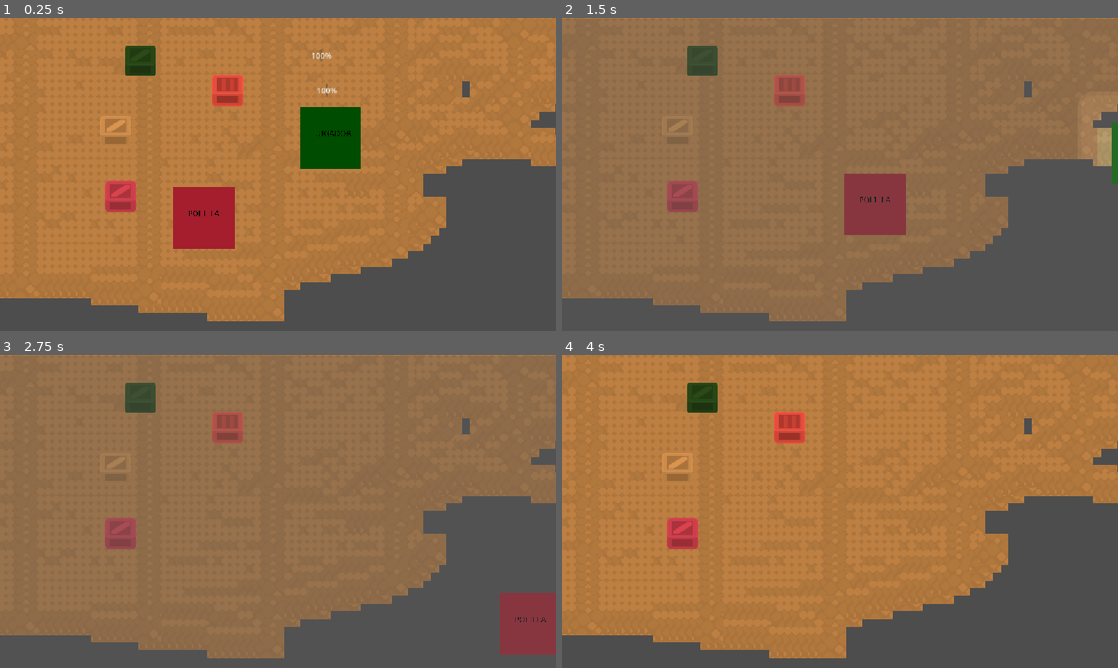
Above: before the commit, frames 1-4 (two rows, left to right).
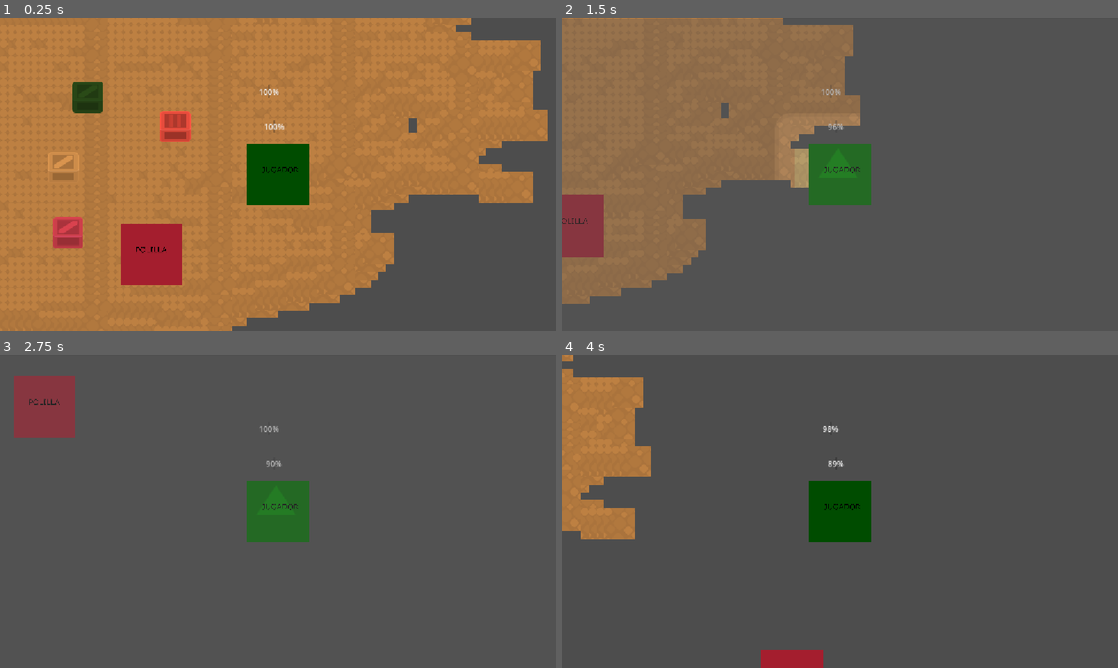
Above: after the commit, the same moments.

Repository: BaunOfir/JamDojo
Game: Godot game, scene res://Scene_Prefab/mundo.tscn
The game is run twice, just before and just after one commit, with the same random seed, the same clock (stepped at 60 frames per second) and the same inputs. The engine's default icon, where the game draws it, is replaced by a stand-in: a white triangle on a blue panel in a dark square.
Inputs (mouse positions are in pixels of both pictures, inside the frame that each line leads up to):
- Up to frame 1 (0.25 s): no input
- Up to frame 2 (1.5 s): move the mouse to (962, 158) at 0.52 s; hold Right (derecha) 0.53-1.28 s; tap E (accion) at 0.6 s; move the mouse to (728, 190) at 1.27 s; hold Down (abajo) from 1.28 s (still down); tap Tab (objetos) at 1.35 s
- Up to frame 3 (2.75 s): move the mouse to (333, 442) at 2.02 s; release Down (abajo) at 2.03 s; hold Right (derecha) from 2.03 s (still down); right-click (333, 442) at 2.1 s
- Up to frame 4 (4 s): move the mouse to (812, 574) at 2.77 s; release Right (derecha) at 2.78 s; hold Up (arriba) 2.78-3.53 s; tap E (accion) at 2.85 s; move the mouse to (1006, 558) at 3.52 s; hold Left (izquierda) from 3.53 s (still down); tap Tab (objetos) at 3.6 s

The runs differ from the first frame. In frame 1, 23% of the frame differs, in the area x 0-100%, y 0-100%; in frame 2, 49%; in frame 3, 81%, in the area x 0-100%, y 0-97%; in frame 4, 73%.

Commit message:
Solo faltan Promps

Diff:
--- a/dojo-game/Scene_Prefab/character_body_2d.tscn
+++ b/dojo-game/Scene_Prefab/character_body_2d.tscn
@@ -49,4 +49,6 @@
 offset_right = -17.0
 offset_bottom = -158.0
 
+[node name="Camera2D" type="Camera2D" parent="." unique_id=1687376720]
+
 [connection signal="timeout" from="Timer_luz" to="." method="_on_timer_luz_timeout"]
